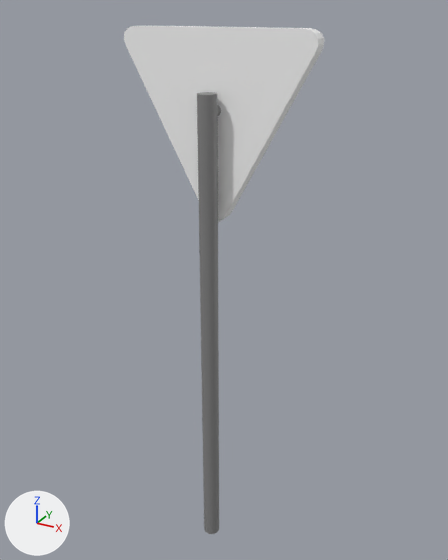
Two versions of the Blender file Blender/znacka_prednost/znacka_prednost.blend, one commit apart.
Rendered twice from a camera (50 mm lens) standing at (2.01, -3.4, 3.95) and looking at (0.01, 0.23, 2.14). Lighting does not change. The marker at lower left points along +X, +Y and +Z.
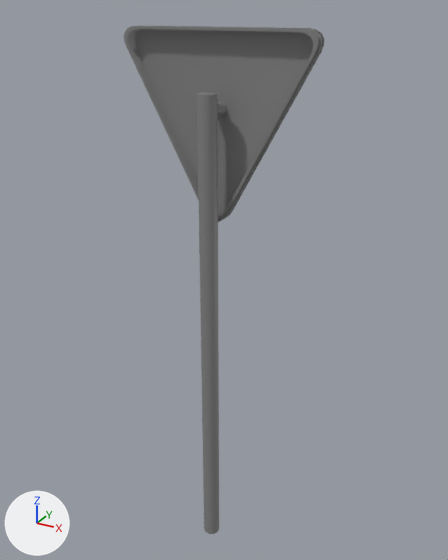
Scene script edits in JSON lines:
```json
{"block": "me_cube_001", "where": "# used by ob_cube_001; location = (0.002, 0.165, 3.177); rotation_euler = (1.571, 0.0, 1.571), in degrees (90, 0, 90); scale = (0.0477, 0.666, 0.731)"}
{"op": "remove", "block": "me_cube_001", "code": "me_cube_001.from_pydata(...)  # 352 vertices, 197 faces; spans x -4.08..1.0, y -4.89..1.0, z -0.92..0.92"}
{"op": "add", "block": "me_cube_001", "code": "me_cube_001.from_pydata(...)  # 456 vertices, 301 faces; spans x -4.08..1.0, y -4.89..1.0, z -0.92..0.92"}
{"block": "me_cube_001", "change": "me_cube_001 part 1"}
{"block": "me_cube_001", "change": "2 faces are deleted"}
{"block": "me_cube_001", "change": "15 vertices are added at x -1.0, y -0.71..0.97, z -0.89..0.88"}
{"block": "me_cube_001", "change": "32 new vertices lie (1.51, 0.0, 0.0) away from vertices in x -0.98, y 0.21..0.33, z -0.06..0.07"}
{"block": "me_cube_001", "change": "32 new vertices lie (0.14, 0.0, 0.0) away from vertices in x 0.53, y 0.21..0.33, z -0.06..0.07"}
{"block": "me_cube_001", "change": "5 new vertices lie (0.0, 0.05, 0.0) away from vertices in x -1.0, y -0.85..-0.81, z -0.08..0.08"}
{"block": "me_cube_001", "change": "5 new vertices lie (1.64, 0.0, 0.0) away from vertices in x -1.0, y -0.8..-0.76, z -0.08..0.08"}
{"block": "me_cube_001", "change": "6 new vertices lie (1.64, 0.0, 0.0) away from vertices in x -1.0, y 0.79..0.97, z -0.89..0.88"}
{"block": "me_cube_001", "change": "9 new vertices lie (1.64, 0.0, 0.0) away from vertices in x -1.0, y -0.71..0.97, z -0.89..0.86"}
{"block": "me_cube_001", "change": "65 new faces join them, mat_material_001 (picture img_druha_text_jpg), smooth"}
{"block": "me_cube_001", "change": "41 new faces join them, mat_material_003 (picture img_druha_text_jpg), smooth"}
{"block": "me_cube_001", "change": "me_cube_001 part 2: 20 faces spanning x -1.0..1.0, y -0.85..1.0, z -0.92..0.92 switch from mat_bila (white #ffffff) to mat_material_003 (picture img_druha_text_jpg)"}
```

Where the change shows, as pixel boxes (x1, y1, x2, y2) in the pictures (448 x 560 px):
```json
{"part": 1, "of": "me_cube_001", "change": "built on", "before": [124, 26, 318, 222], "after": [124, 26, 318, 222]}
{"part": 2, "of": "me_cube_001", "change": "recoloured", "before": [175, 26, 324, 220], "after": [175, 26, 324, 220]}
```
